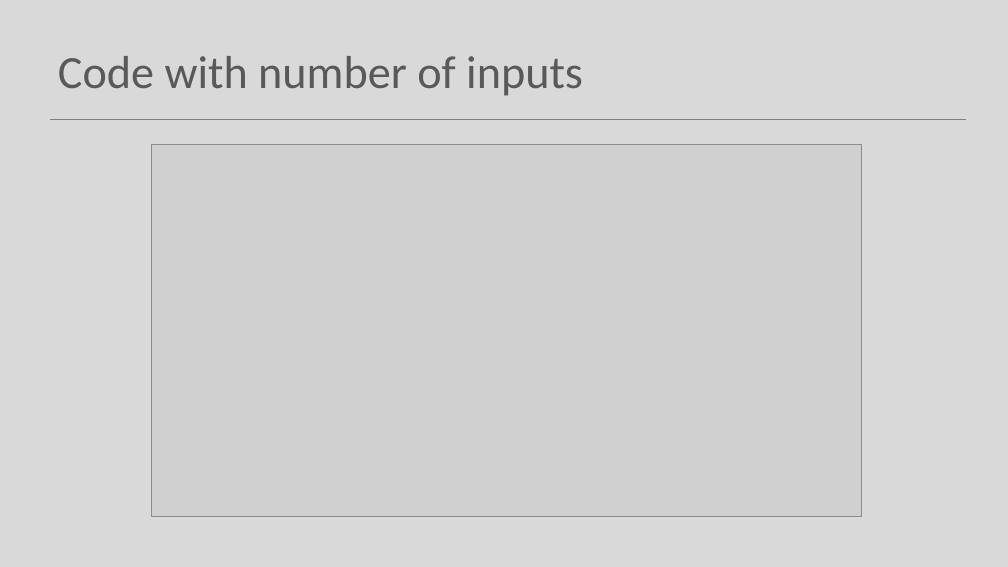
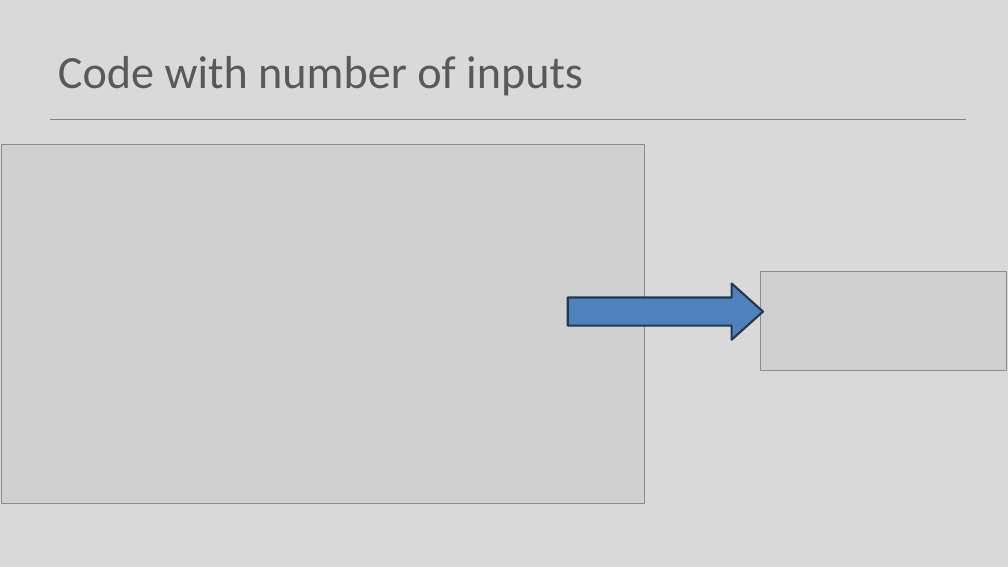
Before and after one commit to Programming-Fundamentals-SETU/prog-fund-1-sept-25, a slide deck: slide 14 of topic09-menus-and-persistence/unit-1/talk-1-loop-recap/a-loops.pptx. Drawn at 1008x567 pixels with LibreOffice and Linux fonts; fonts in the diff are those of the drawing; grey boxes stand for pictures. Boxes give left, top, right and bottom in pixels: in the first picture for what was removed or moved away, otherwise in the second. Text is boxed around its words. In the diff, an @@ line names an element or a change of style, - is before the commit and + after.

```diff
--- a/topic09-menus-and-persistence/unit-1/talk-1-loop-recap/a-loops.pptx
+++ b/topic09-menus-and-persistence/unit-1/talk-1-loop-recap/a-loops.pptx
@@ picture resized from (x1=151, y1=145, x2=862, y2=517) to (x1=2, y1=144, x2=644, y2=504) @@
@@ right arrow added at (x1=568, y1=284, x2=763, y2=340), fill #4F81BD, outline #233953 2 pt @@
@@ picture added at (x1=761, y1=271, x2=1006, y2=371) @@
```
Also in this commit, not shown: 5 other slides changed, 17 other files.
